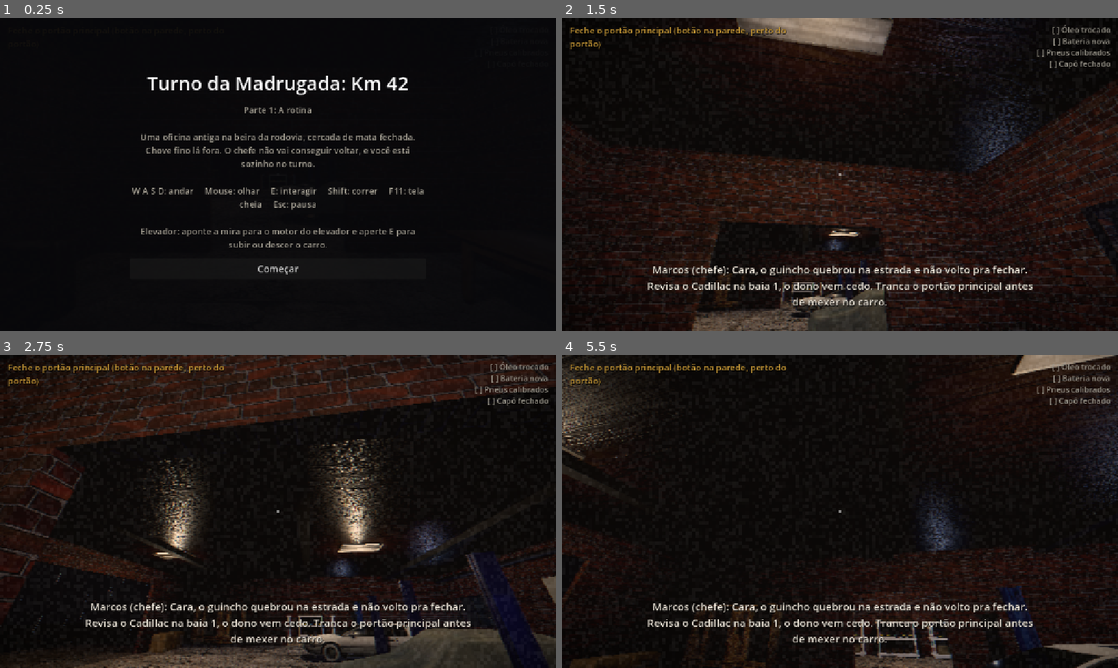
Above: before the commit, frames 1-4 (two rows, left to right).
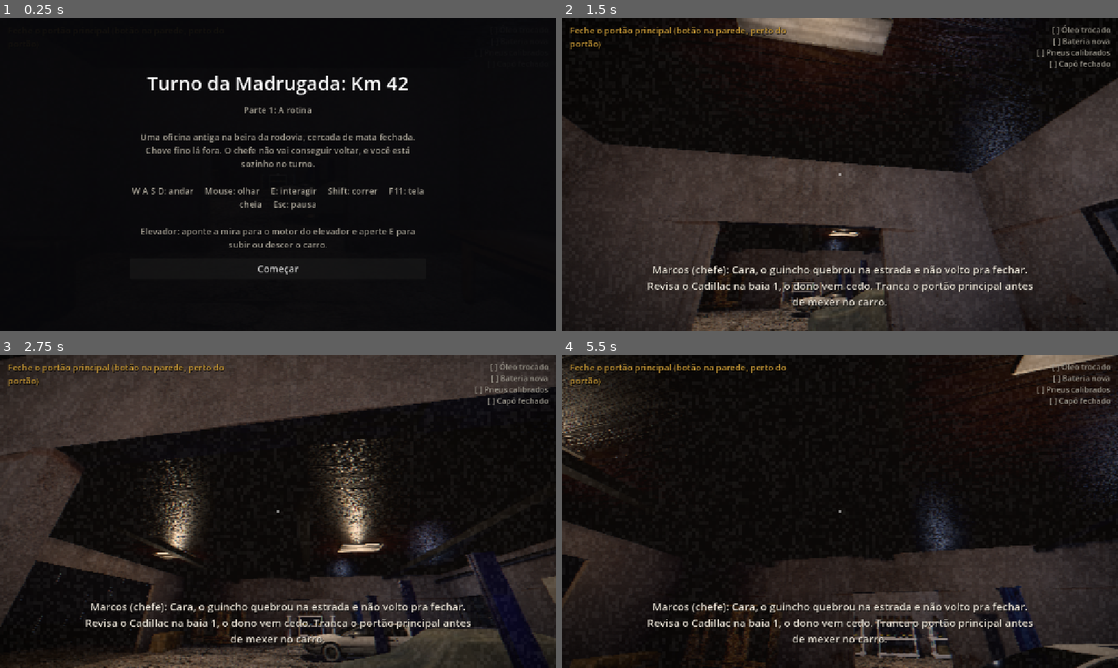
Above: after the commit, the same moments.

Repository: carlos-eduardo833/alpha-game0
Game: Godot game, scene res://main.tscn
Same seed, same stepped clock (60 frames per second), same inputs: the game is played once before the commit and once after it.
Inputs (mouse positions are in pixels of both pictures, inside the frame that each line leads up to):
- Up to frame 1 (0.25 s): no input
- Up to frame 2 (1.5 s): click "Começar" at 0.5 s; tap Enter at 1.25 s; move the mouse to (867, 174) at 1.27 s; hold W from 1.28 s (still down); hold E from 1.28 s (still down)
- Up to frame 3 (2.75 s): keep holding W; move the mouse to (250, 511) at 2.02 s; release E at 2.03 s; tap Shift at 2.1 s
- Up to frame 4 (5.5 s): keep holding W; move the mouse to (851, 505) at 2.77 s; hold E 2.78-3.53 s; move the mouse to (834, 517) at 3.52 s; tap Shift at 3.6, 5.1 s; move the mouse to (878, 514) at 4.27 s; hold E 4.28-5.03 s; move the mouse to (795, 508) at 5.02 s

The runs differ from the first frame. In frame 2, 33% of the frame differs, in the area x 0-100%, y 19-100%; in frame 3, 25%; in frame 4, 9.5%.

Commit message:
v32: parede de reboco, sem filtro de óleo, Larry só a cabeça
Co-Authored-By: Claude Sonnet 5.5 <noreply@anthropic.com>
Claude-Session: https://claude.ai/code/session_01LcfF7HjcAFcS5euU73gVsr

Diff:
--- a/main.gd
+++ b/main.gd
@@ -37,7 +37,7 @@
 const WIN_Y1 := 2.5                            # parte de cima das janelas
 const WIN_HALF := 1.2                          # metade da largura das janelas
 const FOREST_POS := Vector3(0.0, -0.5, -25.5)  # onde fica a floresta (atrás do fundo da oficina)
-const LARRY_SPOTS := [Vector3(5.0, 0.3, -8.66), Vector3(-5.0, 0.3, -8.66)]   # só a cabeça aparece na janela
+const LARRY_SPOTS := [Vector3(5.0, -0.6, -8.66), Vector3(-5.0, -0.6, -8.66)]   # só a cabeça aparece na janela
 const LARRY_FIRST := 25.0                      # segundos até a primeira aparição
 
 var player: CharacterBody3D
@@ -217,7 +217,8 @@
 	m.uv1_scale = Vector3(sc, sc, sc)
 	var key: String = TEXFILE.get(kind, kind)
 	if kind == "wall":
-		m.texture_filter = BaseMaterial3D.TEXTURE_FILTER_NEAREST_WITH_MIPMAPS   # visual PSX
+		m.uv1_scale = Vector3(1.0 / 7.2, 1.0 / 4.0, 1.0 / 7.2)   # painel de reboco: 7,2 m de largura x 4 m de altura
+		m.texture_filter = BaseMaterial3D.TEXTURE_FILTER_LINEAR_WITH_MIPMAPS_ANISOTROPIC
 	var exts := [".jpg", ".jpeg", ".png"]
 	var col := _find_asset(TEX_DIR, key + "_color", exts)
 	if col != "":
@@ -720,7 +721,7 @@
 	var conc := mat("conc", Color(0.92, 0.92, 0.95), 5.0, 0.8)
 	var concb := mat("conc", Color(1.0, 0.90, 0.78), 5.0, 0.8)
 	var planks := mat("planks", Color(0.95, 0.92, 0.88), 5.0, 0.8)
-	var wall := mat("wall", Color(0.62, 0.58, 0.58), 1.5)
+	var wall := mat("wall", Color(0.66, 0.62, 0.60), 4.0)
 	var wood := mat("wood", Color.WHITE, 1.5)
 	var woodd := mat("woodd", Color.WHITE, 1.5)
 	var crate := mat("crate", Color.WHITE, 1.0)
@@ -1032,6 +1033,7 @@
 	larry = _baked("larry")
 	if larry != null:
 		larry.visible = false
+		larry.scale = Vector3.ONE * 1.25
 		add_child(larry)
 		_set_layers(larry, 3)
 	larry_next = LARRY_FIRST
@@ -1449,7 +1451,6 @@
 	steps = [
 		{"o": "Feche o portão principal (botão na parede, perto do portão)", "at": Vector2(4.5, 7.7), "r": 2.2, "h": "[E] Fechar portão", "hold": 0.0, "go": _s0},
 		{"o": "Leia a ordem de serviço na prancheta (bancada)", "at": Vector2(-6.3, -7.2), "r": 1.7, "h": "[E] Ler prancheta", "hold": 0.0, "go": _s1},
-		{"o": "Pegue o filtro de óleo na prateleira do depósito", "at": Vector2(-11.3, 2.8), "r": 1.8, "h": "[E] Pegar filtro de óleo", "hold": 0.0, "go": _p2},
 		{"o": "Pegue o calibrador de pneus na caixa de ferramentas (fundo da garagem)", "at": Vector2(5.2, -7.0), "r": 1.9, "h": "[E] Pegar calibrador", "hold": 0.0, "go": _p3},
 		{"o": "Abra o capô do carro", "at": CAR_FRONT, "r": 1.9, "lift": true, "h": "[E] Abrir capô", "hold": 0.0, "go": _s2},
 		{"o": "Pegue o funil e o galão de óleo no estoque (depósito, porta à esquerda da garagem)", "at": Vector2(-11.3, -2.8), "r": 1.8, "h": "[E] Pegar funil e galão", "hold": 0.0, "go": _s3},
@@ -1474,12 +1475,7 @@
 
 
 func _s1() -> void:
-	say("Ordem de serviço, Cadillac Eldorado: 1) Trocar o óleo (e o filtro)   2) Verificar a bateria   3) Calibrar os pneus   4) Ronda: checar as travas das janelas", 9.0)
-
-
-func _p2() -> void:
-	sfx(snd_clack, -8.0)
-	say("Filtro de óleo separado.", 2.5)
+	say("Ordem de serviço, Cadillac Eldorado: 1) Trocar o óleo   2) Verificar a bateria   3) Calibrar os pneus   4) Ronda: checar as travas das janelas", 9.0)
 
 
 func _p3() -> void:
Not shown, changed: CREDITOS.txt
Not shown, changed: README.txt
Binary file changed: assets/models/larry.glb
Binary file changed: assets/textures/parede_color.jpg
Binary file added: assets/textures/parede_tijolo_reserva.jpg
